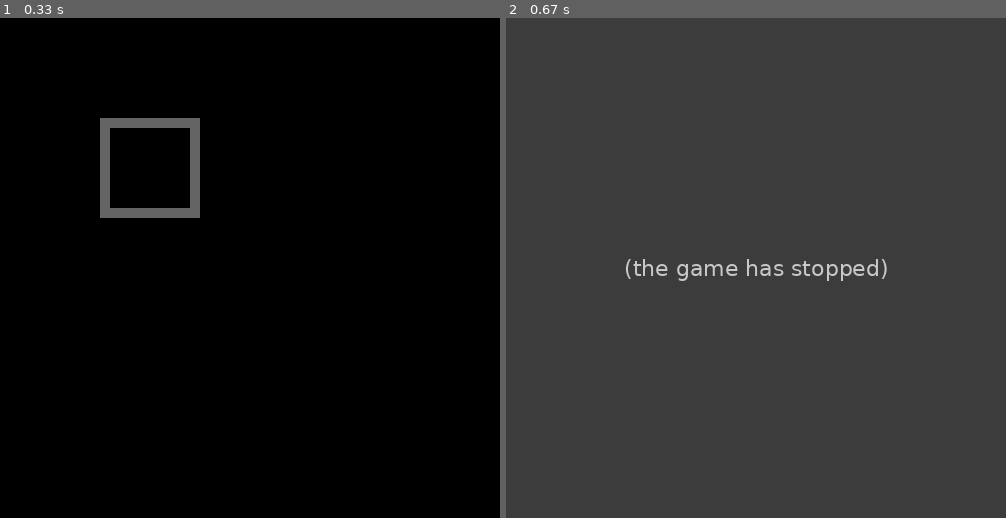
Above: before the commit, frames 1-2 (left to right).
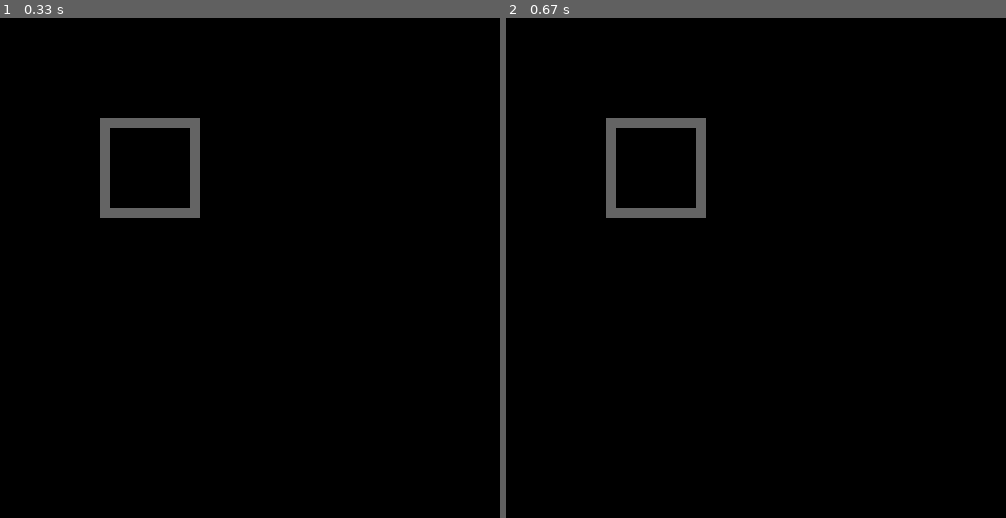
Above: after the commit, the same moments.

Repository: DeaSTL/pygame-game
Game: pygame game, started from python.py
Same seed, same stepped clock (60 frames per second), same inputs: the game is played once before the commit and once after it.
Inputs:
- Up to frame 1 (0.33 s): no input
- Up to frame 2 (0.67 s): tap Enter at 0.33 s

Frame 1 is identical in both runs. In frame 2, 100% of the frame differs, in the area x 0-100%, y 0-100%.
Error before the commit: AttributeError: 'eventHandler' object has no attribute 'python' (pygame_setup.py line 39); the game stopped at 0.33 s (later frames are placeholders)

Commit message:
Implemented a better system for key events

Diff:
--- a/pygame_setup.py
+++ b/pygame_setup.py
@@ -33,42 +33,29 @@
 				screenWidth = event.w
 				screenHeight = event.h
 				display = self.display
+
 	def onLeft(self):
+		pass
+	def onRight(self):
+		pass
+	def onUp(self):
+		pass
+	def onDown(self):
+		pass
+
+
+	def mainKeyHandler(self):
 		for event in self.pygame.event.get():
 			if event.type == self.pygame.KEYDOWN:
-				if event.key == self.pygame.K_LEFT  or self.python.K_a:
-					return True
-				else:
-					return False
-			else:
-				return False
-	def onRight(self):
-		for event in self.pygame.event.get():
-			if event.type == self.pygame.KEYDOWN:
-				if event.key == self.pygame.K_RIGHT  or self.python.K_d:
-					return True
-				else:
-					return False
-			else:
-				return False
-	def onUp(self):
-		for event in self.pygame.event.get():
-			if event.type == self.pygame.KEYDOWN:
-				if event.key == self.pygame.K_UP  or self.python.K_s:
-					return True
-				else:
-					return False
-			else:
-				return False
-	def onDown(self):
-		for event in self.pygame.event.get():
-			if event.type == self.pygame.KEYDOWN:
-				if event.key == self.pygame.K_DOWN or self.python.K_s:
-					return True
-				else:
-					return False
-			else:
-				return False
+				if event.key == self.pygame.K_LEFT  or self.pygame.K_a:
+					self.onLeft()
+				if event.key == self.pygame.K_RIGHT  or self.pygame.K_d:
+					self.onRight()
+				if event.key == self.pygame.K_UP  or self.pygame.K_w:
+					self.onUp()
+				if event.key == self.pygame.K_DOWN  or self.pygame.K_s:
+					self.onDown()
+
 class draw:
 	def __init__(self):
 		pass
@@ -102,13 +89,18 @@
 		self.font = self.pygame.font.SysFont("monospace",30)
 
 		self.eventHandler = eventHandler()
+
+
 	def run(self):
 		pass
 	def start(self):
 		while(True):
 			self.run()
 
+			#Checks for key events
+
 			#Closes when exited
+
 			self.eventHandler.closeOnExit()
 			self.display = display
 
--- a/python.py
+++ b/python.py
@@ -1,9 +1,13 @@
 import pygame_setup
 
+class eventHandler(pygame_setup.eventHandler):
+	def onDown(self):
+		print("Down")
 
 
 class main(pygame_setup.setup_):
 	def run(self):
 		self.pygame.draw.rect(self.display,(100,100,100),(100,100,100,100),10)
-		if(self.eventHandler.onLeft()): print("left key")
+		self.eventHandler.mainKeyHandler()
+
 main(500,500).start()
